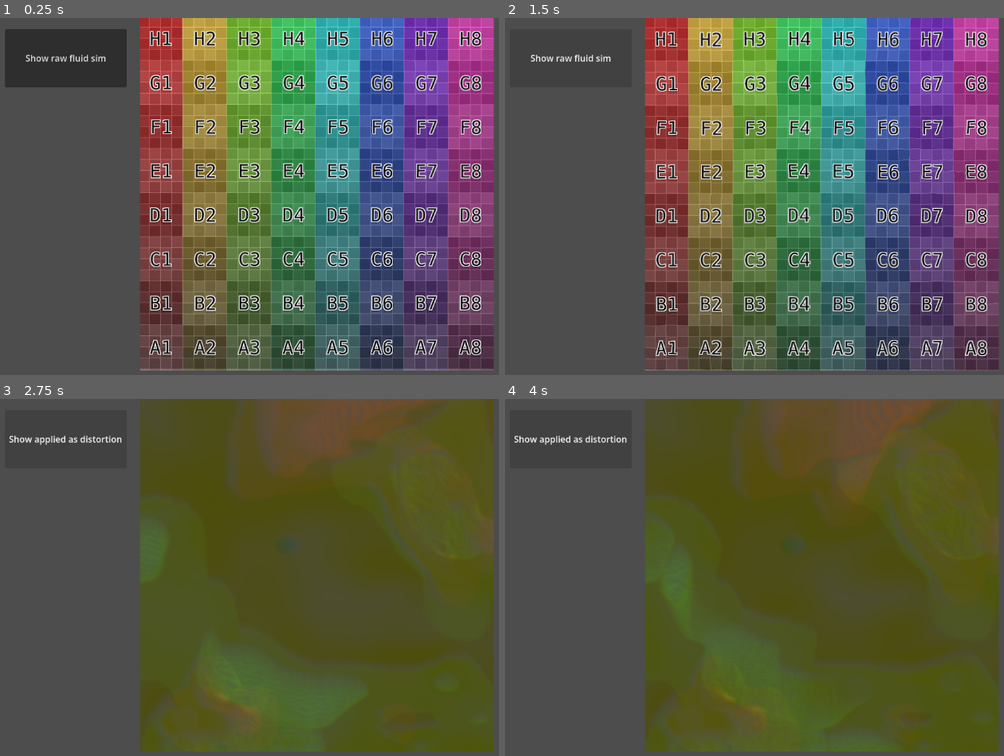
Above: before the commit, frames 1-4 (two rows, left to right).
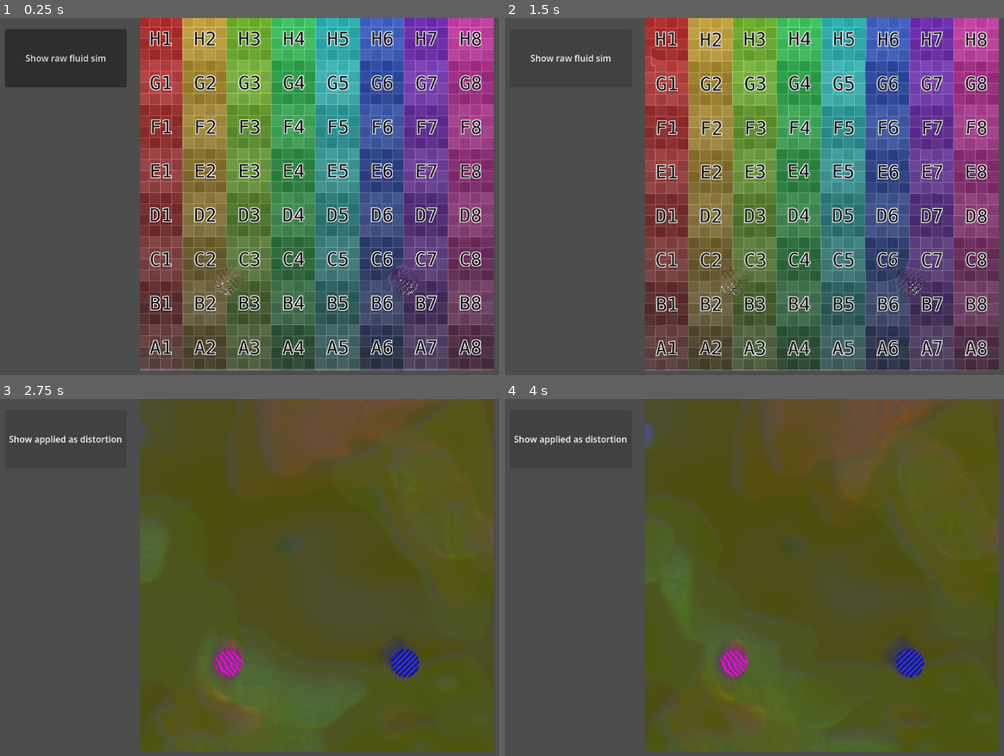
Above: after the commit, the same moments.

Repository: zvodd/Godot_fluid-sim-glsl
Game: Godot game, scene res://sdf_array/fluid_sim_sdf_array.tscn
Same seed, same stepped clock (60 frames per second), same inputs: the game is played once before the commit and once after it. This scene is started directly instead of the project's main scene.
Inputs:
- Up to frame 1 (0.25 s): no input
- Up to frame 2 (1.5 s): click "Show raw fluid sim" at 0.5 s; click "Show applied as distortion" at 1.25 s
- Up to frame 3 (2.75 s): click "Show raw fluid sim" at 2 s
- Up to frame 4 (4 s): click "Show applied as distortion" at 2.75 s; click "Show raw fluid sim" at 3.5 s

The runs differ from the first frame. In frame 1, 0.3% of the frame differs, in the area x 43-85%, y 68-79%; in frame 2, 0.4%; in frame 3, 1.2%; in frame 4, 1.3%, in the area x 27-85%, y 6-79%.

Commit message:
Cool beans, working demo passing distance field array uniforms for GPU driven interaction

Diff:
--- a/sdf_array/fluid_sim_sdf_array.gd
+++ b/sdf_array/fluid_sim_sdf_array.gd
@@ -14,7 +14,6 @@
 @onready var sub_vp : SubViewport = $SubViewport
 @onready var color_rect : CanvasItem = $SubViewport/ColorRect
 @onready var texture_rect: TextureRect = $TextureRect_fluid_raw
-@onready var fluid_material : ShaderMaterial = color_rect.material
 
 
 # vars
@@ -38,7 +37,7 @@
 
 	gpu_tex = ImageTexture.create_from_image(cpu_image)
 	# assign texture to shader
-	var mat := fluid_material
+	var mat := color_rect.material as ShaderMaterial
 	if mat and mat is ShaderMaterial:
 		mat.set_shader_parameter("prev_state", gpu_tex)
 		mat.set_shader_parameter("res", Vector2(resolution.x, resolution.y))
@@ -57,6 +56,8 @@
 	_read_gpu()
 	# input and inject
 	_handle_input()
+	# Update SDF affectors (dynamic mouse + static pressure sources)
+	_update_affectors()
 	# write CPU -> GPU texture
 	_write_gpu()
 
@@ -77,34 +78,59 @@
 
 
 # public helpers
-func inject_at_grid(grid_pos : Vector2i, force_vec : Vector2, _unused:float) -> void:
-	# Define your structured data
-	var affectors = [
-		{ "grid": grid_pos, "force": force_vec },
-		{ "grid": Vector2i(128,128), "force": Vector2(0.5,0.5) },
-	]
+func inject_at_grid(grid_pos : Vector2i, force_vec : Vector2, _amount: float = 1.0) -> void:
+	# Scaffolding for future CPU/Grid modifications
+	pass
+
+
+func _update_affectors() -> void:
+	var mat := color_rect.material as ShaderMaterial
+	if not mat:
+		return
+
+	var affectors: Array[Dictionary] = []
+
+	# 1. Dynamic Mouse Affector
+	var mouse_grid := Vector2.ZERO
+	var mouse_f := Vector2.ZERO
+
+	if Input.is_mouse_button_pressed(MOUSE_BUTTON_LEFT):
+		var target : TextureRect = texture_rect
+		var local_mp := target.get_local_mouse_position()
+		var rect_size := target.size
+
+		var u := clampf(local_mp.x / rect_size.x, 0.0, 1.0)
+		var v := clampf(local_mp.y / rect_size.y, 0.0, 1.0)
+
+		mouse_grid = Vector2(u * float(resolution.x), v * float(resolution.y))
+		# Invert Y for fluid space
+		mouse_f = Vector2(_smoothed_delta.x, -_smoothed_delta.y) * 2.0
+
+		affectors.append({ "grid": mouse_grid, "force": mouse_f })
+
+
+
+	# 2. Static pressure/force source 1: Bottom-Left pushing up-right
+	affectors.append({ "grid": Vector2(64.0, 192.0), "force": Vector2(15.0, -15.0) })
+
+	# 3. Static pressure/force source 2: Bottom-Right pushing up-left
+	affectors.append({ "grid": Vector2(192.0, 192.0), "force": Vector2(-15.0, -15.0) })
 
 	var flat_array: PackedFloat32Array = []
-	# 1. Total size must be: 1 slot for length + (4 slots * number of affectors)
 	flat_array.resize(65)
+	flat_array[0] = float(affectors.size())
 
-	# 2. Store the length at the very beginning
-	flat_array[0] = float(len(affectors))
-
-	# 3. Loop through and offset your stride by 1 to skip the length slot
-	for i in range(len(affectors)):
-		if i == 16: break #Cap
-		var ndx = 1 + (4 * i) # Starts at 1, then 5, then 9, etc.
+	for i in range(affectors.size()):
+		if i == 16: break
+		var ndx = 1 + (4 * i)
 
 		flat_array[ndx]     = float(affectors[i].grid.x)
 		flat_array[ndx + 1] = float(affectors[i].grid.y)
-		flat_array[ndx + 2] = affectors[i].force.x # Fixed your .x typo here!
+		flat_array[ndx + 2] = affectors[i].force.x
 		flat_array[ndx + 3] = affectors[i].force.y
 
-	var mat = material as ShaderMaterial
-	if mat:
-		# Send the flat array. Godot groups every 4 floats into a vec4 automatically!
-		mat.set_shader_parameter("affector_data", flat_array)
+	mat.set_shader_parameter("affector_data", flat_array)
+
 
 
 func _update_mouse_filter(raw_delta : Vector2) -> void:
--- a/sdf_array/sdf_logic_mat.gdshader
+++ b/sdf_array/sdf_logic_mat.gdshader
@@ -113,8 +113,7 @@
 
         // Inject density and force into the fluid simulation
         density += mask * 0.5;
-        //vel += mask * force_vec * dt * 1000.0; // Adjust 100.0 multiplier to change impact strength
-        vel += mask * vec2(0.5,0.5) * dt * 1000.0; // Adjust 100.0 multiplier to change impact strength
+        vel += mask * force_vec * dt * 1000.0; // Adjust 100.0 multiplier to change impact strength
     }
 
 	//float dist = length(current_grid_pos - vec2(128.0));
